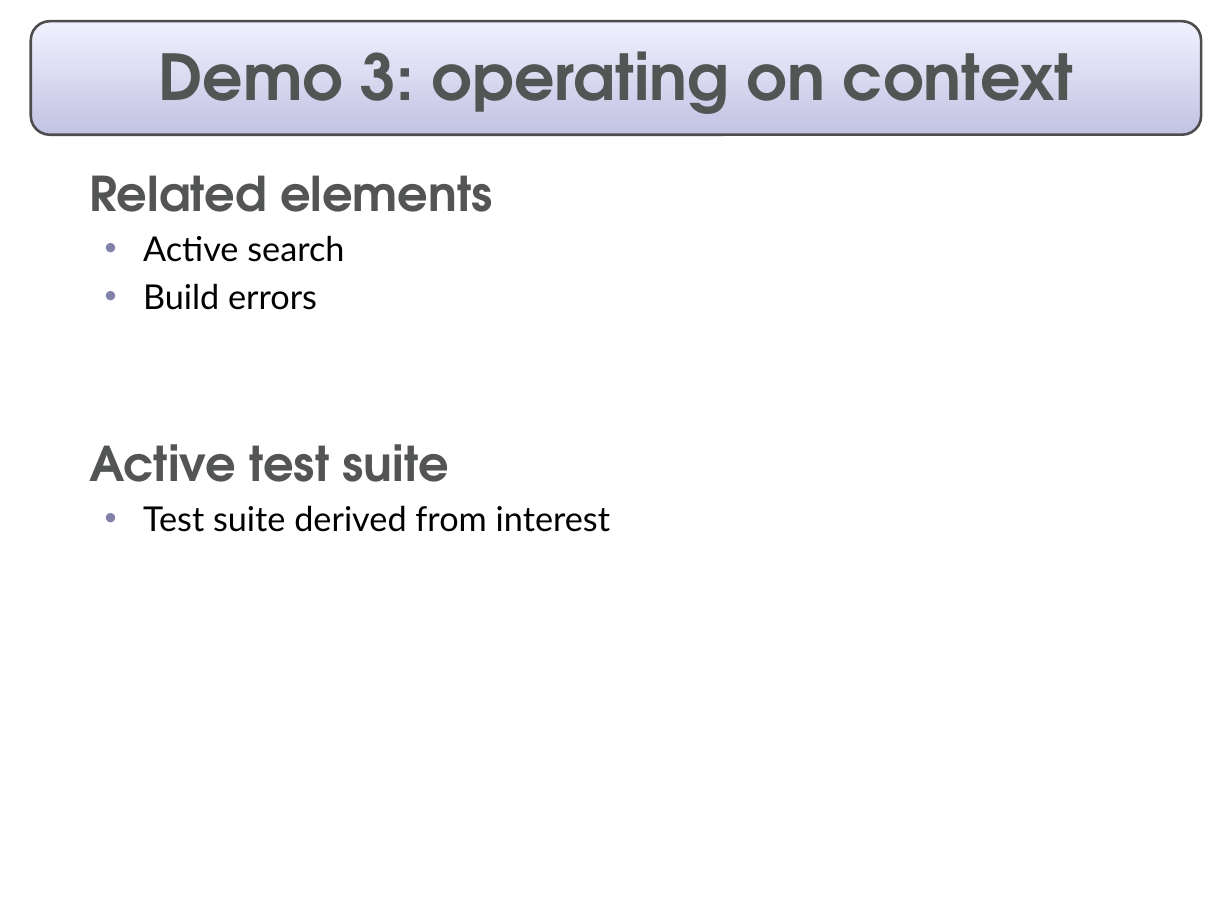
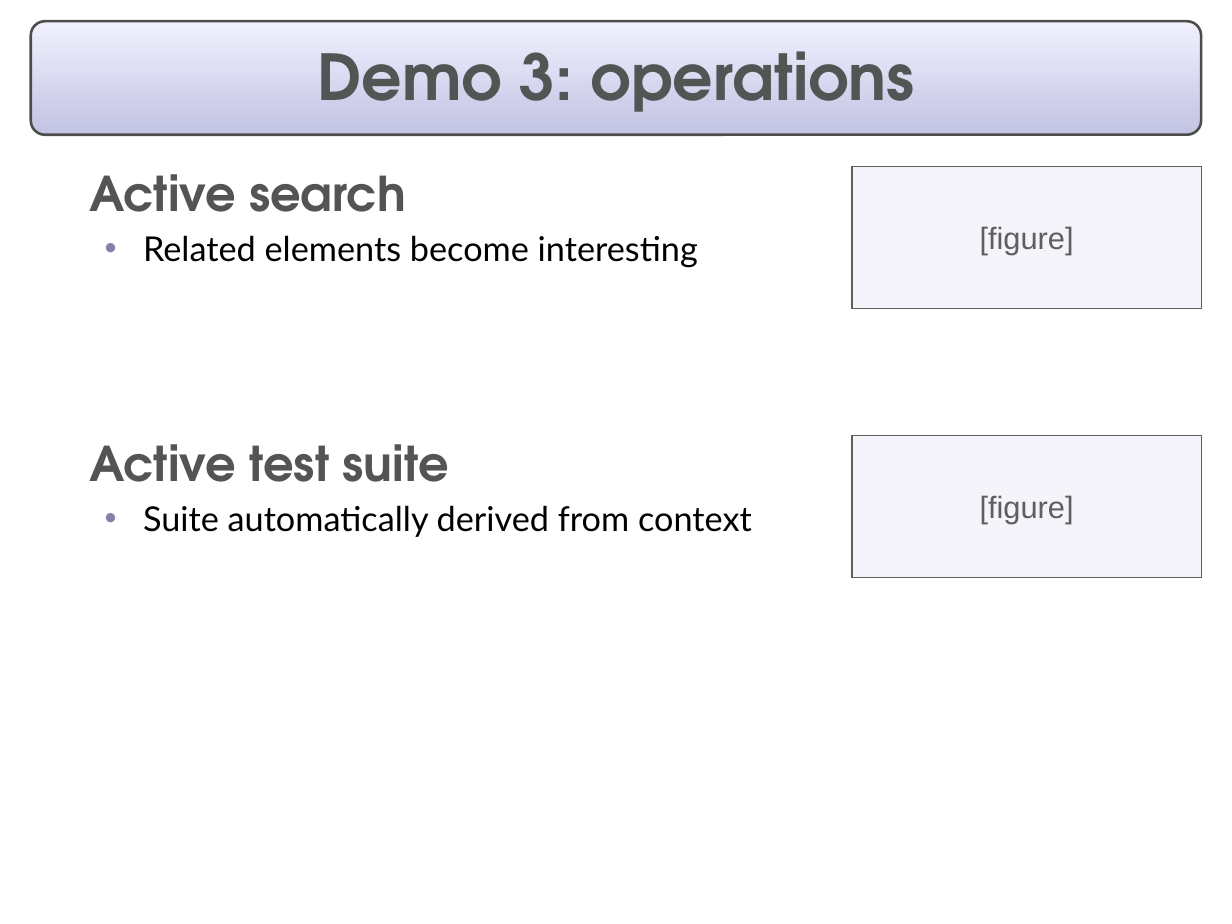
Before and after one commit to eclipse-mylyn/mylyn-website, a slide deck: slide 7 of publications/2006-03-mylar-eclipsecon.ppt. Drawn at 1232x924 pixels with LibreOffice and Linux fonts; fonts in the diff are those of the drawing. Boxes give left, top, right and bottom in pixels: in the first picture for what was removed or moved away, otherwise in the second. Text is boxed around its words. In the diff, an @@ line names an element or a change of style, - is before the commit and + after.

```diff
--- a/publications/2006-03-mylar-eclipsecon.ppt
+++ b/publications/2006-03-mylar-eclipsecon.ppt
@@ rounded rectangle at bbox=[31, 21, 1201, 134]: proportions changed @@
@@ title at bbox=[317, 51, 915, 112]: text changed @@
-Demo 3: operating on context
+Demo 3: operations
@@ text at bbox=[89, 175, 493, 212]: paragraph removed @@
-  Related elements
@@ text at bbox=[89, 174, 406, 212]: size 20 to 28 pt, font Lato to TeX Gyre Adventor, text colour #000000 to #535454, bold on in "Active search"; bullet • to  ; list level 2 to 1 in "Active search"; bullet colour #8181A9 to #666699 @@
@@ rectangle added at bbox=[853, 166, 1201, 309], fill #F4F4FA, outline #5F5F5F 0.74 pt, 18 pt, text #5F5F5F @@
+[figure]
@@ text at bbox=[143, 235, 698, 268]: text changed @@
-  • Build errors
+  • Related elements become interesting
@@ rectangle added at bbox=[853, 435, 1201, 578], fill #F4F4FA, outline #5F5F5F 0.74 pt, 18 pt, text #5F5F5F @@
+[figure]
@@ text at bbox=[143, 505, 752, 537]: text changed @@
-  • Test suite derived from interest
+  • Suite automatically derived from context
```
Also in this commit, not shown: 17 other slides changed, 2 slides added, 2 slides removed.
